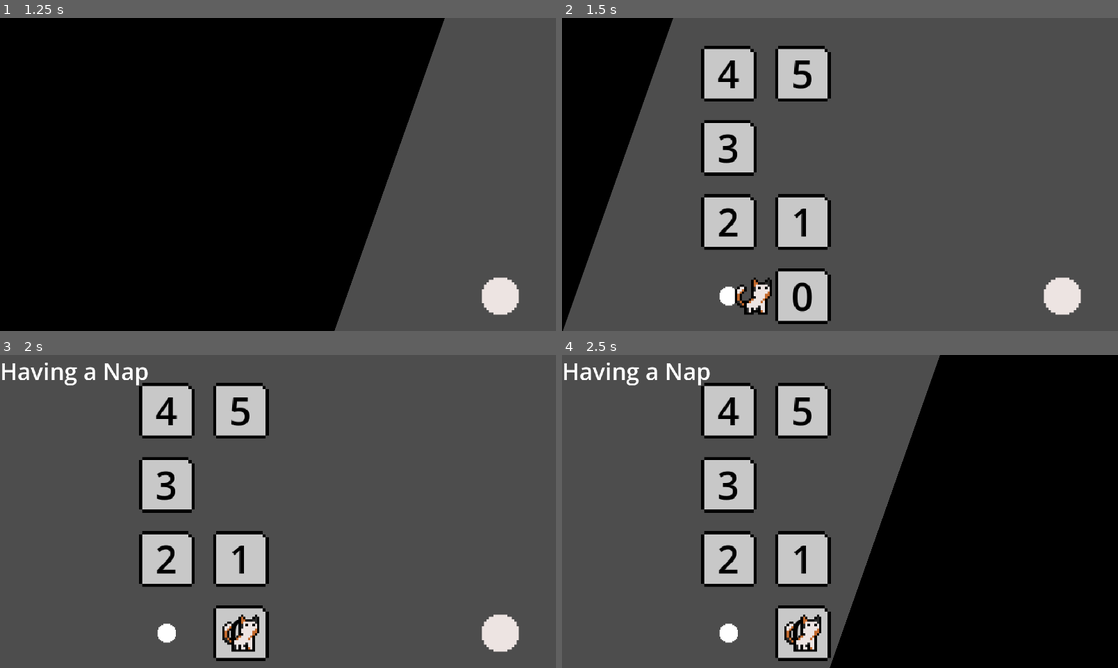
Above: before the commit, frames 1-4 (two rows, left to right).
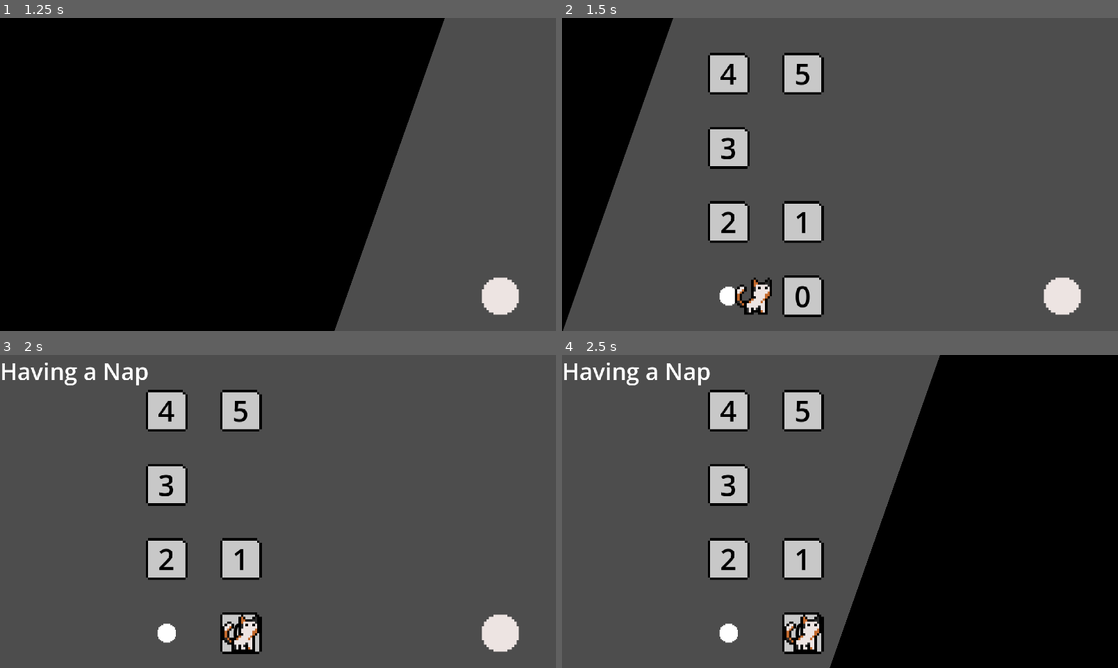
Above: after the commit, the same moments.

Repository: Just-a-Bee/Chrono-Cat
Game: Godot game, scene res://ui/title/title.tscn
Two runs of this game, one before a commit and one after it. Both use one fixed random seed, a clock stepped at 60 frames per second and the inputs below.
Inputs (mouse positions are in pixels of both pictures, inside the frame that each line leads up to):
- Up to frame 1 (1.25 s): click "Play" at 0.5 s
- Up to frame 2 (1.5 s): tap Enter (ui_accept) at 1.25 s; move the mouse to (962, 158) at 1.27 s; hold D (right) from 1.28 s (still down); hold Enter (ui_accept) from 1.28 s (still down); click (962, 158) at 1.42 s
- Up to frame 3 (2 s): keep holding D (right); keep holding Enter (ui_accept)
- Up to frame 4 (2.5 s): move the mouse to (728, 527) at 2.02 s; release D (right) at 2.03 s; release Enter (ui_accept) at 2.03 s; hold S (down) from 2.03 s (still down); tap X (rewind) at 2.1 s; tap Enter (ui_accept) at 2.27, 2.3 s

Frame 1 is identical in both runs. In frame 2, 6.7% of the frame differs, in the area x 25-49%, y 8-98%; in frame 3, 6.5%; in frame 4, 6.5%.
Error before the commit: Invalid access to property or key 'level' on a base object of type 'Sprite2D (MapNode)'. (res://ui/level_select/level_select.gd:19)

Commit message:
Level select changes finished Starting to work on settings menu

Diff:
--- a/project.godot
+++ b/project.godot
@@ -17,8 +17,8 @@
 
 [autoload]
 
-Globals="*res://globals.gd"
-InputRepeat="*res://input_repeat.gd"
+Globals="*res://autoloads/globals.gd"
+InputRepeat="*res://autoloads/input_repeat.gd"
 
 [display]
 
--- a/ui/level_select/level_button.gd
+++ b/ui/level_select/level_button.gd
@@ -1,4 +1,5 @@
 extends MapNode
+class_name MapLevel
 
 @export var level:PackedScene
 @export var level_number:int = 0
--- a/ui/level_select/level_button.tscn
+++ b/ui/level_select/level_button.tscn
@@ -6,9 +6,11 @@
 
 [node name="LevelSprite" type="Sprite2D"]
 position = Vector2(8.58307e-06, 8.58307e-06)
-scale = Vector2(10.6667, 10.6667)
+scale = Vector2(8, 8)
 texture = ExtResource("3_nmnny")
 script = ExtResource("1_g5ee8")
+level_number = null
+unlocked = null
 
 [node name="CompleteSprite" type="Sprite2D" parent="."]
 visible = false
--- a/ui/level_select/level_select.gd
+++ b/ui/level_select/level_select.gd
@@ -2,7 +2,7 @@
 
 signal open_level
 
-var current_level:Node = null
+var current_node:Node = null
 
 @onready var main = get_parent()
 
@@ -16,26 +16,27 @@
 		return
 	direction_input(event)
 	if event.is_action_pressed("ui_accept"):
-		main.open_level(current_level.level, current_level.name)
+		if current_node is MapLevel:
+			main.open_level(current_node.level, current_node.name)
 
 # handle directional inputs, move cursor in direction pressed
 func direction_input(event:InputEvent):
 	var new_select = null
 	var move_dir = null
 	if event.is_action_pressed("left"):
-		new_select = current_level.left_node
+		new_select = current_node.left_node
 		move_dir = Vector2.LEFT
 
 	elif event.is_action_pressed("up"):
-		new_select = current_level.up_node
+		new_select = current_node.up_node
 		move_dir = Vector2.UP
 
 	elif event.is_action_pressed("down"):
-		new_select = current_level.down_node
+		new_select = current_node.down_node
 		move_dir = Vector2.DOWN
 
 	elif event.is_action_pressed("right"):
-		new_select = current_level.right_node
+		new_select = current_node.right_node
 		move_dir = Vector2.RIGHT
 
 	if new_select != null:
@@ -54,11 +55,11 @@
 
 
 	$LevelTitle.text = ""
-	current_level = new_select
+	current_node = new_select
 
 	# move player to level
 	if instant:
-		$Player.position = current_level.position
+		$Player.position = current_node.position
 	else:
 		# player moving animation
 		$Player.play("walk")
@@ -67,14 +68,14 @@
 		elif move_dir == Vector2.LEFT:
 			$Player.flip_h = true
 		var tween = get_tree().create_tween()
-		tween.tween_property($Player, "position", current_level.position, .6)
+		tween.tween_property($Player, "position", current_node.position, .6)
 		await tween.finished
 		$Player.play("stand")
 
-
-	$LevelTitle.text = current_level.name
+	if current_node is MapLevel:
+		$LevelTitle.text = current_node.name
 	main.do_input = true
 
 # when main tells us a level was cleared, give that level a checkmark
 func clear_level():
-	current_level.clear()
+	current_node.clear()
--- a/ui/level_select/level_select.tscn
+++ b/ui/level_select/level_select.tscn
@@ -76,11 +76,12 @@
 [node name="LevelSelect" type="Node2D"]
 script = ExtResource("1_ppnx8")
 
-[node name="Having a Nap" parent="." node_paths=PackedStringArray("up_node") instance=ExtResource("2_6b2g3")]
+[node name="Having a Nap" parent="." node_paths=PackedStringArray("up_node", "left_node") instance=ExtResource("2_6b2g3")]
 position = Vector2(832, 960)
 level = ExtResource("3_mtalg")
 unlocked = true
 up_node = NodePath("../Chronology")
+left_node = NodePath("../StartPos")
 
 [node name="Chronology" parent="." node_paths=PackedStringArray("left_node", "down_node") instance=ExtResource("2_6b2g3")]
 position = Vector2(832, 704)
--- /dev/null
+++ b/ui/settings_menu/settings_menu.tscn
@@ -0,0 +1,3 @@
+[gd_scene format=3 uid="uid://c6r5hdnc2e5n5"]
+
+[node name="settings_menu" type="Node2D"]
Renamed: globals.gd -> autoloads/globals.gd
Renamed: input_repeat.gd -> autoloads/input_repeat.gd
Not shown, changed: todo.txt
Not shown, added: ui/level_select/lev831E.tmp
